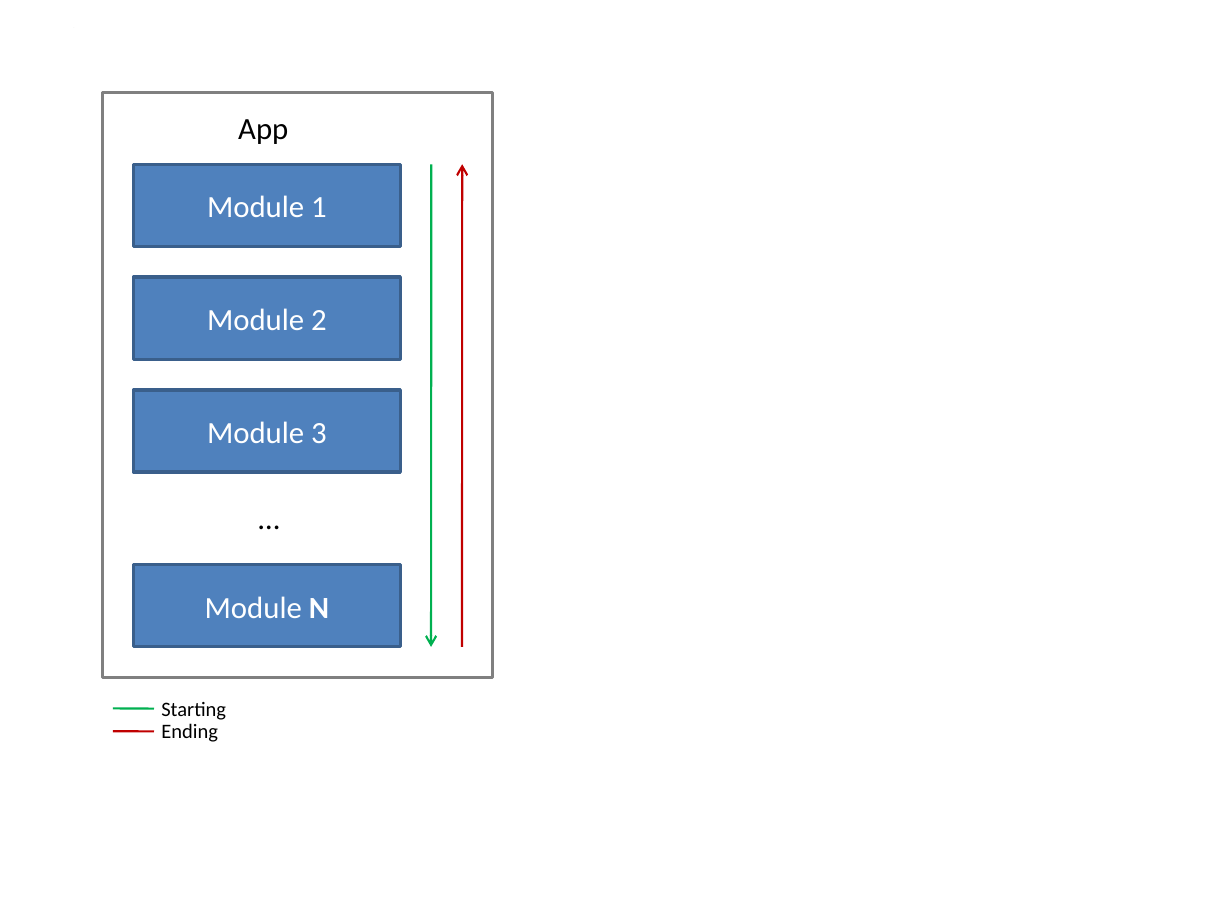
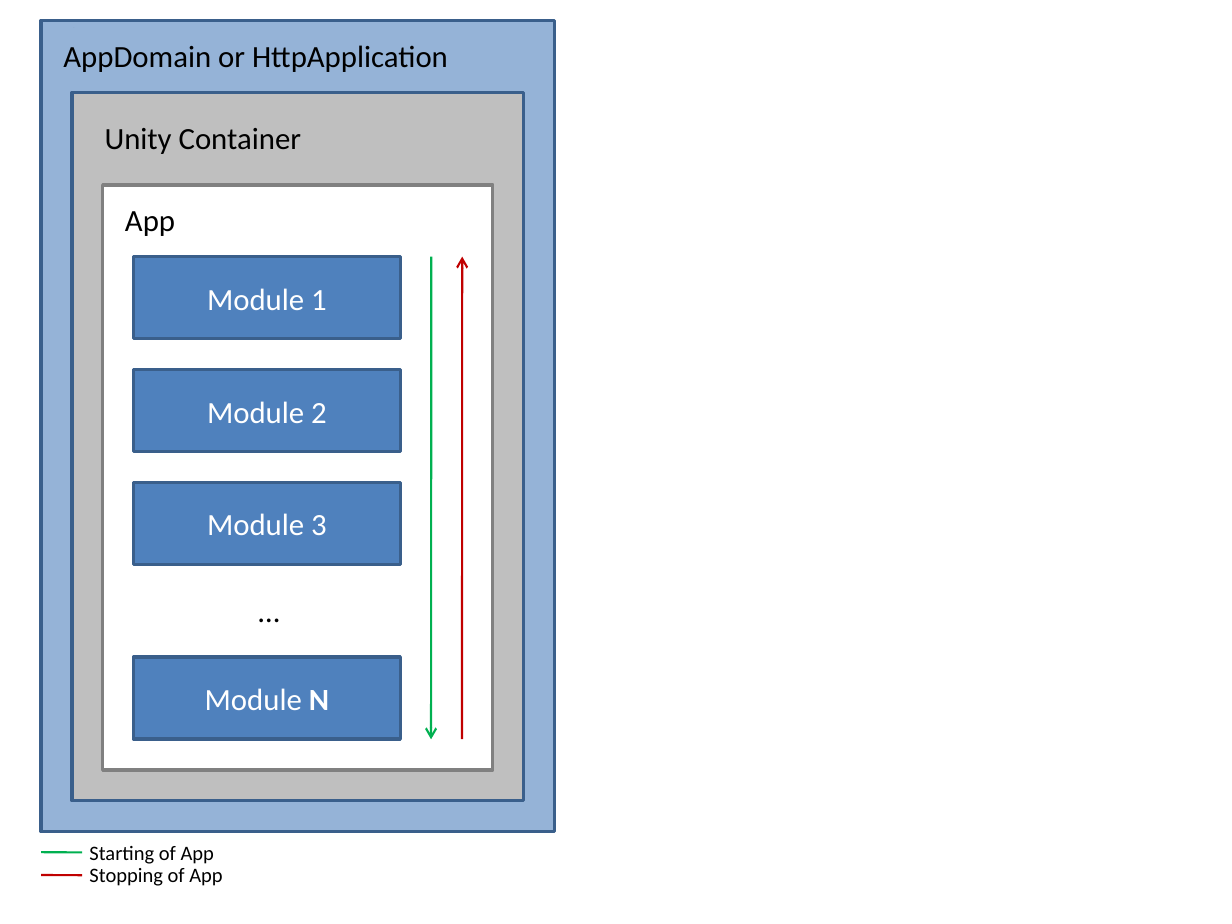
Before and after one commit to paralect/Paralect.App, a slide deck: slide 1 of docs/Presentation.pptx (slide 2 before the commit). Drawn at 1232x924 pixels with LibreOffice and Linux fonts; fonts in the diff are those of the drawing. Boxes give left, top, right and bottom in pixels: in the first picture for what was removed or moved away, otherwise in the second. Text is boxed around its words. In the diff, an @@ line names an element or a change of style, - is before the commit and + after.

```diff
--- a/docs/Presentation.pptx
+++ b/docs/Presentation.pptx
@@ rectangle added at box(41, 21, 554, 832), fill #95B3D7, outline #3A5F8C 2 pt @@
@@ text added at box(63, 45, 448, 72), 18 pt, text #000000 @@
+AppDomain or HttpApplication
@@ rectangle added at box(71, 92, 524, 801), fill #BFBFBF, outline #3A5F8C 2 pt @@
@@ text added at box(105, 128, 301, 154), 18 pt, text #000000 @@
+Unity Container
@@ 3 rectangles: place and size @@
-3 rectangles at box(102, 92, 493, 678)
+3 rectangles at box(102, 185, 493, 770)
@@ text "App": place and size @@
-text "App" at box(238, 119, 288, 144)
+text "App" at box(125, 211, 175, 236)
@@ 2 rectangles, 2 arrows, 1 text: place and size @@
-2 rectangles, 2 arrows, 1 text at box(133, 164, 483, 647)
+2 rectangles, 2 arrows, 1 text at box(133, 256, 483, 739)
@@ text removed at box(161, 723, 218, 742) @@
-Ending
@@ line moved from (113, 708) - (154, 708) to (41, 853) - (83, 853) @@
@@ text at box(89, 846, 214, 864): text changed @@
-Starting
+Starting of App
@@ text added at box(89, 868, 222, 886), 12 pt, text #000000 @@
+Stopping of App
@@ line moved from (113, 732) - (154, 732) to (41, 875) - (83, 875) @@
```
Also in this commit, not shown: 1 slide removed, 7 other files.
